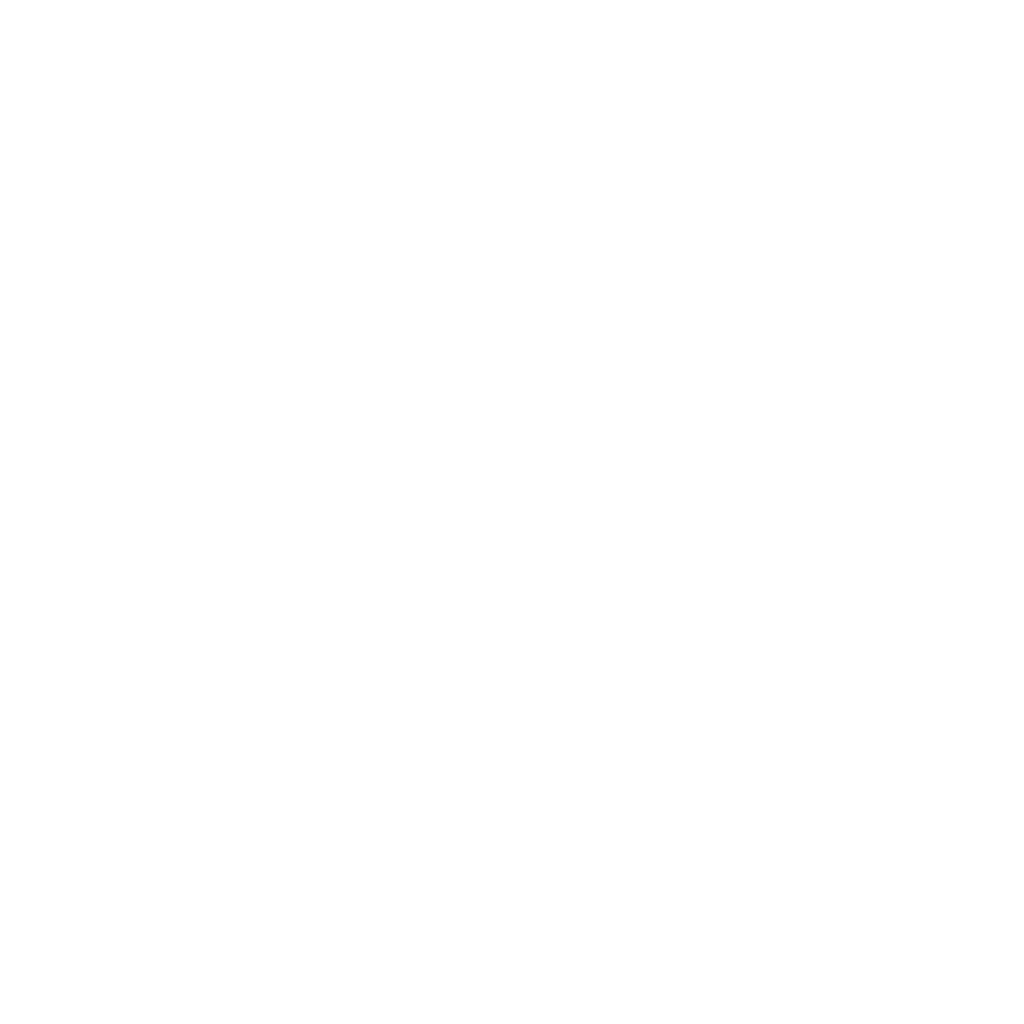
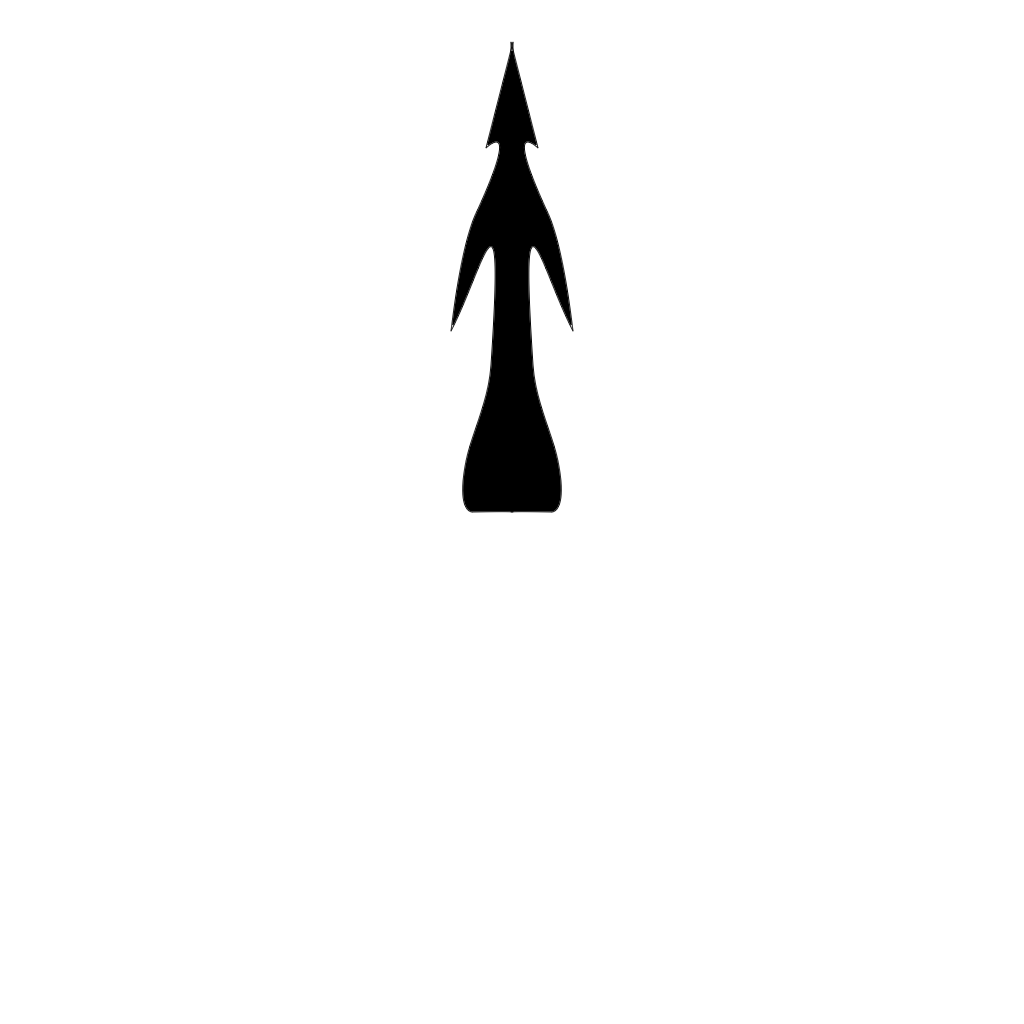
Before/after of a 1024px x 1024px layered artwork. What changed in the layer stack:
added layer "Layer 7 copy" above "Layer 7" over box(510, 41, 574, 513)
added layer "Layer 7" above "V" over box(450, 41, 514, 513)
hid "Polygon 12 copy" over box(450, 69, 574, 513)
hid "Layer 4" over box(450, 41, 574, 513)
